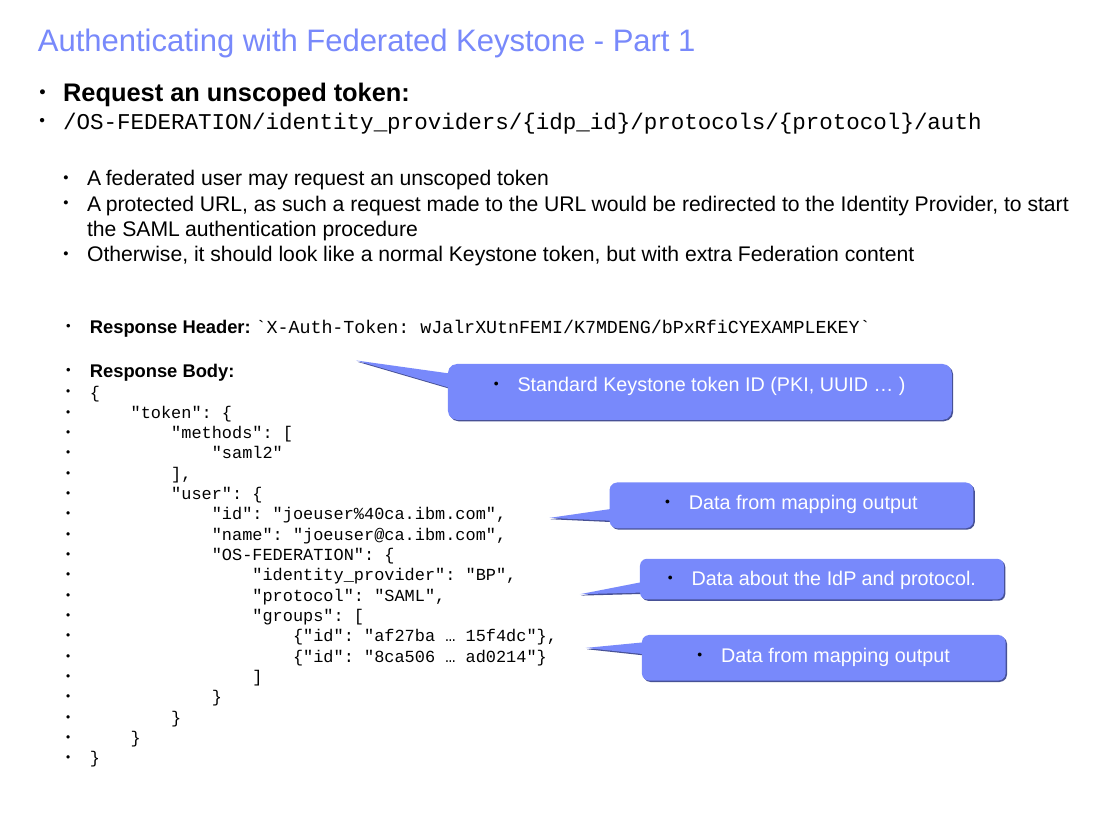
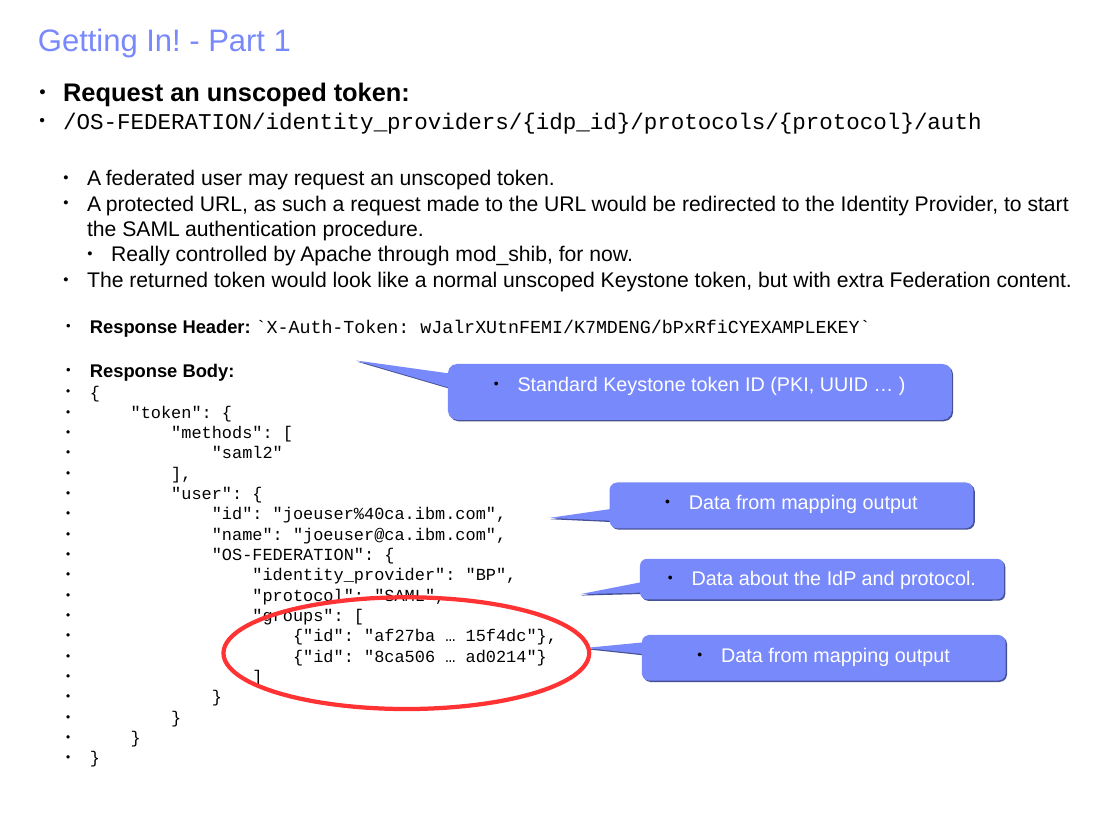
Before and after one commit to joesavak/OpenStackFederation, a slide deck: slide 22 of os-federation.odp. Drawn at 1120x840 pixels with LibreOffice and Linux fonts; fonts in the diff are those of the drawing. Boxes give left, top, right and bottom in pixels: in the first picture for what was removed or moved away, otherwise in the second. Text is boxed around its words. In the diff, an @@ line names an element or a change of style, - is before the commit and + after.

```diff
--- a/os-federation.odp
+++ b/os-federation.odp
@@ text at (38, 28, 291, 57): text changed @@
-Authenticating with Federated Keystone - Part 1
+Getting In! - Part 1
@@ text at (87, 169, 1072, 292): text changed @@
-  ● A federated user may request an unscoped token
-  ● A protected URL, as such a request made to the URL would be redirected to the Identity Provider, to start the SAML authentication procedure
-  ● Otherwise, it should look like a normal Keystone token, but with extra Federation content
+  ● A federated user may request an unscoped token.
+  ● A protected URL, as such a request made to the URL would be redirected to the Identity Provider, to start the SAML authentication procedure.
+    ● Really controlled by Apache through mod_shib, for now.
+  ● The returned token would look like a normal unscoped Keystone token, but with extra Federation content.
@@ ellipse added at (224, 598, 589, 709), outline #FF3333 3 pt @@
```
Also in this commit, not shown: 7 other slides changed.
